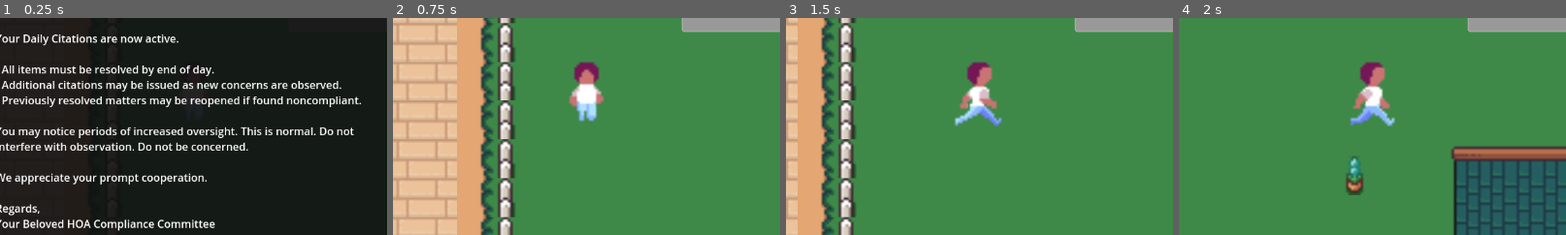
Above: before the commit, frames 1-4 (left to right).
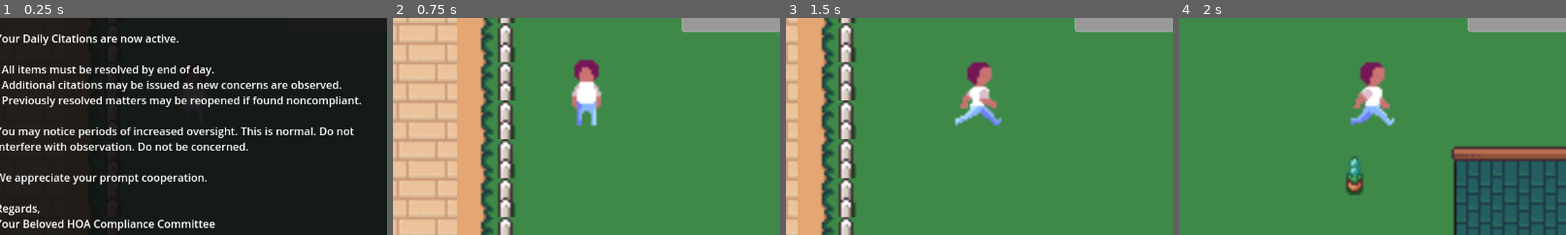
Above: after the commit, the same moments.

Repository: rae-ralston/cosmic-horror-hoa
Game: Godot game, scene res://scenes/game.tscn
Same seed, same stepped clock (60 frames per second), same inputs: the game is played once before the commit and once after it.
Inputs (mouse positions are % of the whole screen's width and height, from its top left):
- Up to frame 1 (0.25 s): no input
- Up to frame 2 (0.75 s): click "Continue" at 0.5 s
- Up to frame 3 (1.5 s): tap Enter (ui_accept) at 1.25 s; move the mouse to (72, 45) at 1.27 s; hold Right (ui_right) from 1.28 s (still down); hold E (interact) from 1.28 s (still down); click (72, 45) at 1.42 s
- Up to frame 4 (2 s): keep holding Right (ui_right); keep holding E (interact); tap Enter (ui_accept) at 1.52 s
The pictures show only the part of the screen within x 26-76%, y 32-82%; the shares and areas given below are measured in that part.

The runs differ from the first frame. In frame 2, 0.9% of the frame differs, in the area x 45-55%, y 19-50%; in frame 3, nothing differs; in frame 4, nothing differs.

Commit message:
add idle animation

Diff:
--- a/scripts/player.gd
+++ b/scripts/player.gd
@@ -120,36 +120,33 @@
 	frameCount: int,
 	fps: float,
 	loop: bool
-	) -> void:
+) -> void:
+	if frames.has_animation(animName):
+		frames.remove_animation(animName)
+
 	frames.add_animation(animName)
 	frames.set_animation_speed(animName, fps)
 	frames.set_animation_loop(animName, loop)
 
+	var sheet_cols := int(sheet.get_width() / float(FRAME_WIDTH))
+	if sheet_cols <= 0:
+		sheet_cols = 1
+
 	for i in range(frameCount):
+		var col := i % sheet_cols
+		var row := int(i / float(sheet_cols))
+
 		var atlas := AtlasTexture.new()
 		atlas.atlas = sheet
-		atlas.region = Rect2(i * FRAME_WIDTH, 0, FRAME_WIDTH, FRAME_HEIGHT)
+		atlas.region = Rect2(col * FRAME_WIDTH, row * FRAME_HEIGHT, FRAME_WIDTH, FRAME_HEIGHT)
 		frames.add_frame(animName, atlas)
-
-func _make_idle_from_walk(frames: SpriteFrames, idle_name: String, walk_name: String) -> void:
-	if not frames.has_animation(walk_name):
-		push_warning("Can't make %s: missing %s" % [idle_name, walk_name])
-		return
-
-	frames.add_animation(idle_name)
-	frames.set_animation_speed(idle_name, 1.0)
-	frames.set_animation_loop(idle_name, true)
-
-	var first: Texture2D = frames.get_frame_texture(walk_name, 0)
-	frames.add_frame(idle_name, first)
 
 func _setup_animations() -> void:
 	var sprite_frames := SpriteFrames.new()
 	if sprite_frames.has_animation("default"):
 		sprite_frames.remove_animation("default")
 
-	var SHEETS := {
-		# WALK (source sheets)
+	var WALK_SHEETS := {
 		"walk_up":         preload("res://assets/sprites/walk_north.png"),
 		"walk_down":       preload("res://assets/sprites/walk_south.png"),
 		"walk_right":      preload("res://assets/sprites/walk_west.png"),
@@ -158,31 +155,37 @@
 		"walk_up_right":   preload("res://assets/sprites/walk_northwest.png"),
 		"walk_down_left":  preload("res://assets/sprites/walk_southwest.png"),
 		"walk_down_right": preload("res://assets/sprites/walk_southwest.png"),
-		#TODO: Add idle anim!
 	}
 
-	var WALK_FPS := 8.0
-	var WALK_FRAMES := 8
-	var WALK_SHOULD_LOOP := true
-
-	for anim_name in SHEETS.keys():
-		var sheet: Texture2D = SHEETS[anim_name]
+	var IDLE_SHEETS := {
+		"idle_up":         preload("res://assets/sprites/idle_up.png"),
+		"idle_down":       preload("res://assets/sprites/idle_down.png"),
+		"idle_right":      preload("res://assets/sprites/idle_left.png"),
+		"idle_left":       preload("res://assets/sprites/idle_left.png"),
+		"idle_up_left":    preload("res://assets/sprites/idle_up_left.png"),
+		"idle_up_right":   preload("res://assets/sprites/idle_up_left.png"),
+		"idle_down_left":  preload("res://assets/sprites/idle_down_left.png"),
+		"idle_down_right": preload("res://assets/sprites/idle_down_left.png"),
+	}
+
+	const WALK_FPS := 8.0
+	const WALK_FRAMES := 8
+	const IDLE_FPS := 8.0        # tweak if you want (6–10 usually feels fine)
+	const IDLE_FRAMES := 12
+
+	for anim_name in WALK_SHEETS.keys():
+		var sheet: Texture2D = WALK_SHEETS[anim_name]
 		if sheet == null:
 			push_warning("Missing sheet for anim '%s'" % anim_name)
 			continue
-
-		_add_anim(sprite_frames, sheet, anim_name, WALK_FRAMES, WALK_FPS, WALK_SHOULD_LOOP)
-
-	# Placeholder idles from walk frame 0 (8 directions)
-	_make_idle_from_walk(sprite_frames, "idle_down", "walk_down")
-	_make_idle_from_walk(sprite_frames, "idle_up", "walk_up")
-	_make_idle_from_walk(sprite_frames, "idle_left", "walk_left")
-	_make_idle_from_walk(sprite_frames, "idle_right", "walk_right")
-
-	_make_idle_from_walk(sprite_frames, "idle_up_left", "walk_up_left")
-	_make_idle_from_walk(sprite_frames, "idle_up_right", "walk_up_right")
-	_make_idle_from_walk(sprite_frames, "idle_down_left", "walk_down_left")
-	_make_idle_from_walk(sprite_frames, "idle_down_right", "walk_down_right")
+		_add_anim(sprite_frames, sheet, anim_name, WALK_FRAMES, WALK_FPS, true)
+
+	for anim_name in IDLE_SHEETS.keys():
+		var sheet: Texture2D = IDLE_SHEETS[anim_name]
+		if sheet == null:
+			push_warning("Missing sheet for anim '%s'" % anim_name)
+			continue
+		_add_anim(sprite_frames, sheet, anim_name, IDLE_FRAMES, IDLE_FPS, true)
 
 	animated_sprite.sprite_frames = sprite_frames
 
Binary file added: assets/sprites/Rug.png
Not shown, added: assets/sprites/Rug.png.import
Binary file added: assets/sprites/idle_down.png
Not shown, added: assets/sprites/idle_down.png.import
Binary file added: assets/sprites/idle_down_left.png
Not shown, added: assets/sprites/idle_down_left.png.import
Binary file added: assets/sprites/idle_left.png
Not shown, added: assets/sprites/idle_left.png.import
Binary file added: assets/sprites/idle_up.png
Not shown, added: assets/sprites/idle_up.png.import
Binary file added: assets/sprites/idle_up_left.png
Not shown, added: assets/sprites/idle_up_left.png.import
